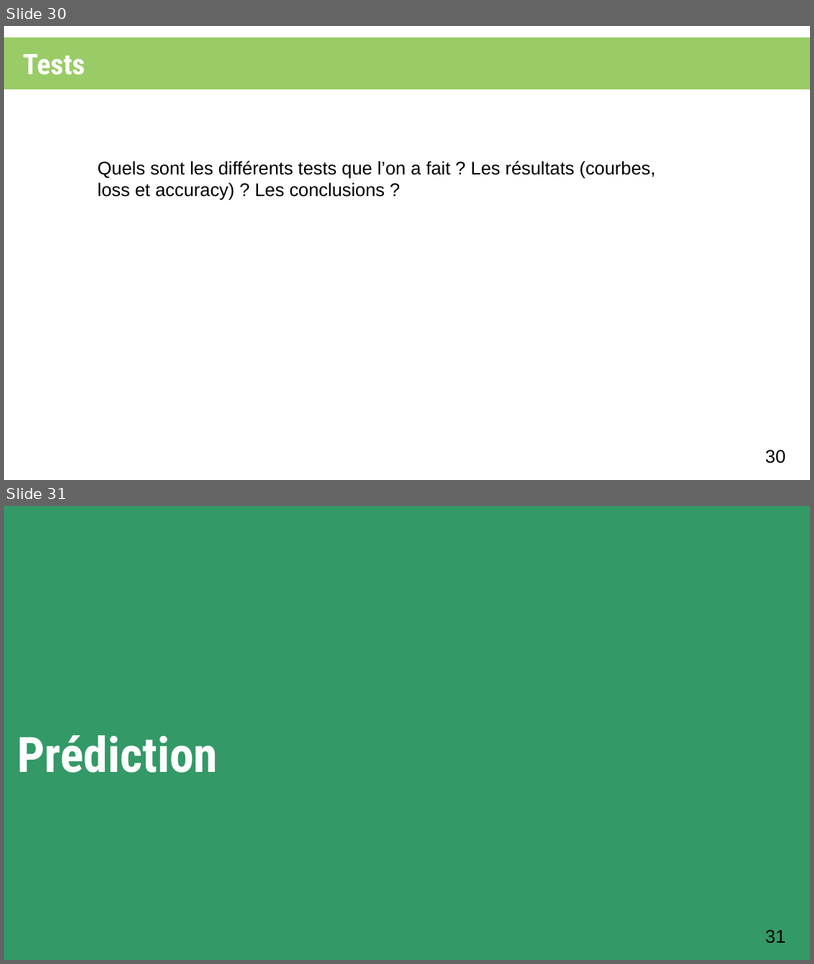
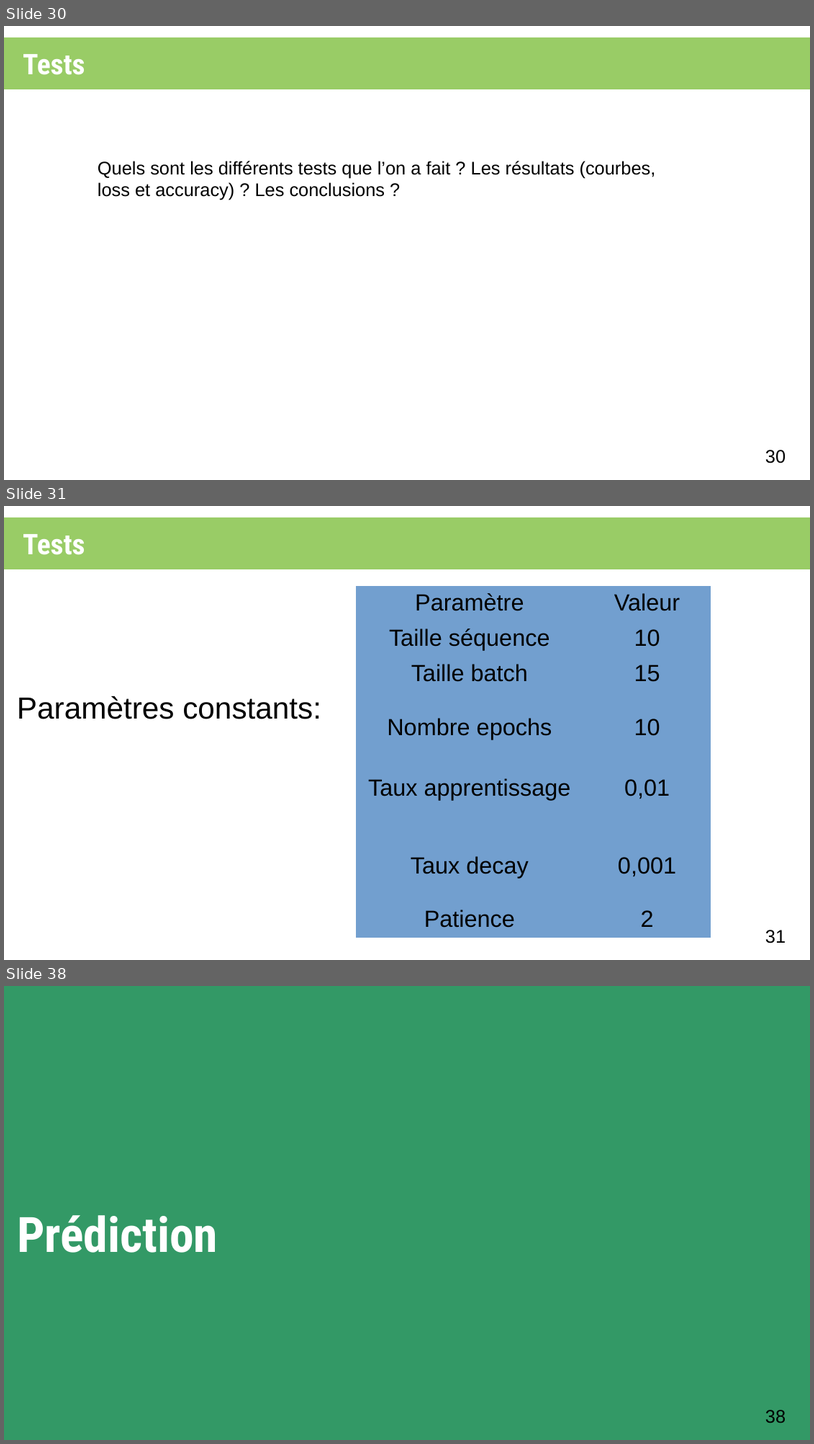
Before and after one commit to XgLsuLzRMy/Composition-Musicale-par-Reseau-de-Neurones, a slide deck: projet.odp. Shown one above the other, each under a label of ours: slides 30 and 31 before the commit, slides 30, 31 and 38 after it; the slides between them are not shown. The pictures are 814x964 and 814x1444 pixels, drawn with LibreOffice and Linux fonts; fonts in the diff are those of the drawing. Boxes give left, top, right and bottom in pixels: in the first picture for what was removed or moved away, otherwise in the second. Text is boxed around its words. In the diff, an @@ line names an element or a change of style, - is before the commit and + after.

Commit message:
début tests

```diff
--- a/projet.odp
+++ b/projet.odp
@@ slide 31 added at <box>4,506,810,960</box>, background #FFFFFF @@
@@ rectangle added at <box>4,518,810,569</box>, fill #99CC66 @@
@@ title added at <box>23,534,85,555</box>, 28 pt, text #FFFFFF, bold @@
+Tests
@@ table added at <box>356,586,711,934</box>, 7 rows, 2 columns @@
+Paramètre | Valeur
+Taille séquence | 10
+Taille batch | 15
+Nombre epochs | 10
+Taux apprentissage | 0,01
+Taux decay | 0,001
+Patience | 2
@@ text added at <box>17,696,322,719</box>, 30 pt, text #000000 @@
+Paramètres constants:
@@ page number added at <box>766,929,786,943</box>, 18 pt, text #000000 @@
+31
@@ what was slide 31 is now slide 38 @@
@@ page number at <box>766,1409,786,1422</box>: text changed @@
-31
+38
```
Also in this commit, not shown: 5 slides changed, 6 other slides added.
